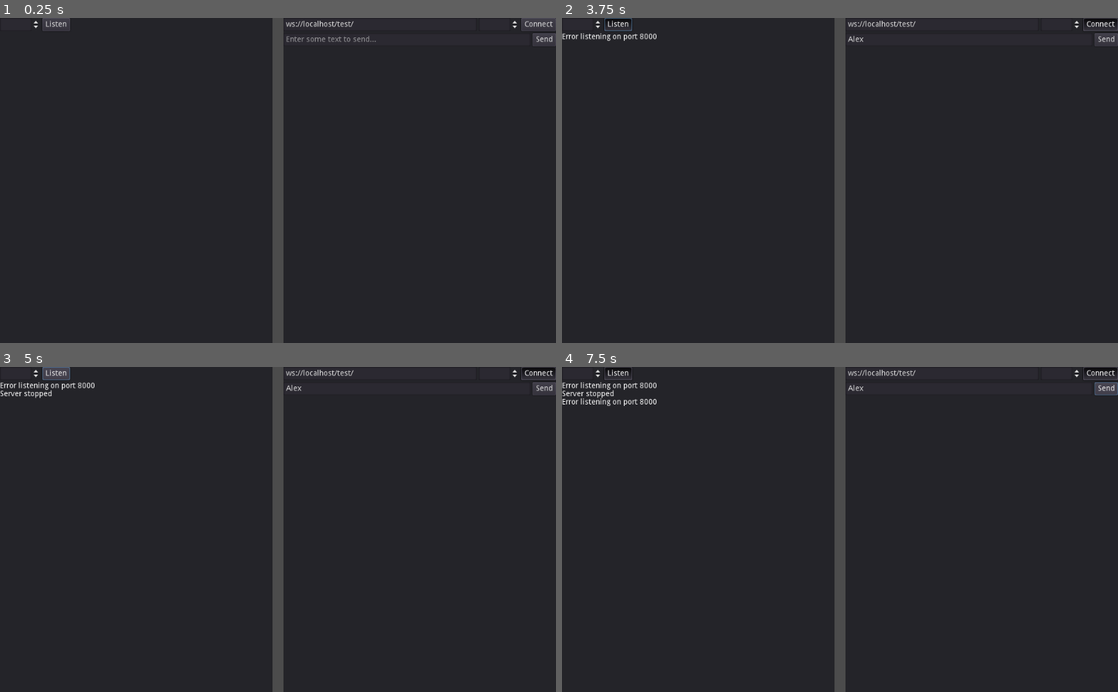
Above: before the commit, frames 1-4 (two rows, left to right).
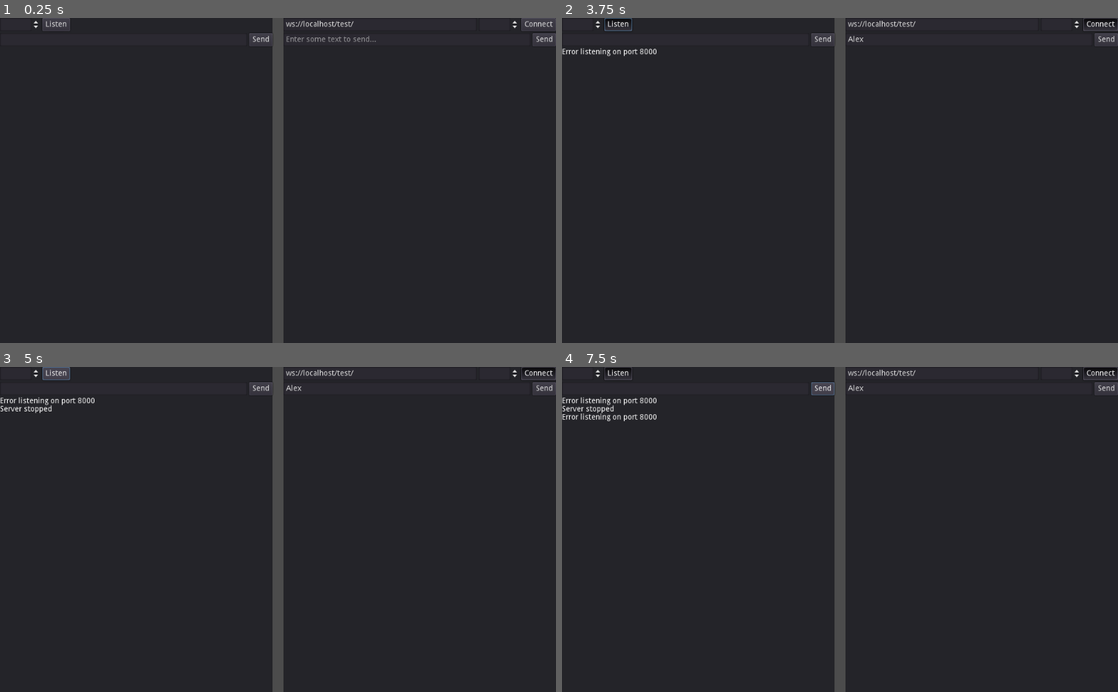
Above: after the commit, the same moments.

Repository: LudiDorici/godot-websocket
Game: Godot game, scene res://combo/combo.tscn
Same seed, same stepped clock (60 frames per second), same inputs: the game is played once before the commit and once after it.
Inputs (mouse positions are in pixels of both pictures, inside the frame that each line leads up to):
- Up to frame 1 (0.25 s): no input
- Up to frame 2 (3.75 s): click (967, 40) at 0.52 s; type "Alex" at 0.6 s; click "Connect" at 1.25 s; click "Send" at 2 s; click "Send" at 2.75 s; click "Listen" at 3.5 s
- Up to frame 3 (5 s): click "Listen" at 4.25 s
- Up to frame 4 (7.5 s): click "Send" at 5 s; click "Send" at 5.75 s; click "Listen" at 6.5 s; click "Send" at 7.25 s

The runs differ from the first frame. In frame 1, 0.1% of the frame differs, in the area x 44-49%, y 4-9%; in frame 2, 0.4%; in frame 3, 0.6%; in frame 4, 0.9%, in the area x 0-100%, y 4-17%.
Error in both runs: Invalid call. Nonexistent function 'is_connected_to_host' in base 'WebSocketClient'. (res://client/client.gd:20)

Commit message:
Update demo to new WebSocketPeer

Diff:
--- a/lws_demo/client/client.gd
+++ b/lws_demo/client/client.gd
@@ -31,7 +31,7 @@
 		_peer = null
 
 func _client_received():
-	Utils._log(_log_dest, "Client just received %s bytes" % _peer._stream.get_available_bytes())
+	Utils._log(_log_dest, "Client just received %s packets" % _peer._packet_peer.get_available_packet_count())
 	var data = _peer.recv()
 	Utils._log(_log_dest, "Received data: %s" % data)
 
@@ -44,7 +44,7 @@
 			Utils._log(_log_dest, "Connecting to host: %s : %s" % [txt, port])
 	else:
 		if _peer != null:
-			_peer._stream.close()
+			_peer.close()
 		_client.disconnect_from_host()
 
 func _on_SendBtn_pressed():
--- a/lws_demo/client/client.tscn
+++ b/lws_demo/client/client.tscn
@@ -70,12 +70,12 @@
 size_flags_horizontal = 3
 size_flags_vertical = 1
 text = "ws://localhost/test/"
-expand_to_len = false
 focus_mode = 2
 placeholder_text = "ws://my.server/path/"
 placeholder_alpha = 0.6
 caret_blink = false
 caret_blink_speed = 0.65
+context_menu_enabled = true
 _sections_unfolded = [ "Placeholder", "Size Flags" ]
 
 [node name="SpinBox" type="SpinBox" parent="Panel/VBoxContainer/Connect"]
@@ -123,6 +123,7 @@
 group = null
 text = "Connect"
 flat = false
+align = 1
 
 [node name="Send" type="HBoxContainer" parent="Panel/VBoxContainer"]
 
@@ -155,12 +156,12 @@
 mouse_filter = 0
 size_flags_horizontal = 3
 size_flags_vertical = 1
-expand_to_len = false
 focus_mode = 2
 placeholder_text = "Enter some text to send..."
 placeholder_alpha = 0.6
 caret_blink = false
 caret_blink_speed = 0.65
+context_menu_enabled = true
 _sections_unfolded = [ "Placeholder", "Size Flags" ]
 
 [node name="SendBtn" type="Button" parent="Panel/VBoxContainer/Send"]
@@ -183,6 +184,7 @@
 group = null
 text = "Send"
 flat = false
+align = 1
 
 [node name="RichTextLabel" type="RichTextLabel" parent="Panel/VBoxContainer"]
 
@@ -201,6 +203,7 @@
 bbcode_text = ""
 visible_characters = -1
 percent_visible = 1.0
+override_selected_font_color = false
 _sections_unfolded = [ "Size Flags" ]
 
 [node name="Client" type="Node" parent="."]
--- a/lws_demo/server/server.gd
+++ b/lws_demo/server/server.gd
@@ -20,7 +20,7 @@
 		_server.poll()
 
 func _client_connected(id, protocol):
-	_clients[id] = Utils.Peer.new(_server.get_stream_peer(id))
+	_clients[id] = Utils.Peer.new(_server.get_peer(id))
 	Utils._log(_log_dest, "Client %s connected with protocol %s" % [id, protocol])
 
 func _client_disconnected(id):
@@ -33,7 +33,7 @@
 	var data = _clients[id].recv()
 	Utils._log(_log_dest, "Data from %s: %s" % [id, str(data)])
 	# Echo
-	_clients[id].send(data)
+	#_clients[id].send(data)
 
 func _on_ListenBtn_toggled( pressed ):
 	if pressed:
@@ -47,3 +47,9 @@
 	else:
 		_server.stop()
 		Utils._log(_log_dest, "Server stopped")
+
+func _on_Button_pressed():
+	var data = get_node("../Panel/VBoxContainer/HBoxContainer2/LineEdit").text
+	for id in _clients:
+		_clients[id].send(data)
+	get_node("../Panel/VBoxContainer/HBoxContainer2/LineEdit").text = ""
--- a/lws_demo/server/server.tscn
+++ b/lws_demo/server/server.tscn
@@ -102,6 +102,65 @@
 group = null
 text = "Listen"
 flat = false
+align = 1
+
+[node name="HBoxContainer2" type="HBoxContainer" parent="Panel/VBoxContainer"]
+
+anchor_left = 0.0
+anchor_top = 0.0
+anchor_right = 0.0
+anchor_bottom = 0.0
+margin_top = 28.0
+margin_right = 1024.0
+margin_bottom = 52.0
+rect_pivot_offset = Vector2( 0, 0 )
+rect_clip_content = false
+mouse_filter = 1
+size_flags_horizontal = 1
+size_flags_vertical = 1
+alignment = 0
+
+[node name="LineEdit" type="LineEdit" parent="Panel/VBoxContainer/HBoxContainer2"]
+
+anchor_left = 0.0
+anchor_top = 0.0
+anchor_right = 0.0
+anchor_bottom = 0.0
+margin_right = 977.0
+margin_bottom = 24.0
+rect_pivot_offset = Vector2( 0, 0 )
+rect_clip_content = false
+mouse_filter = 0
+size_flags_horizontal = 3
+size_flags_vertical = 1
+focus_mode = 2
+placeholder_alpha = 0.6
+caret_blink = false
+caret_blink_speed = 0.65
+context_menu_enabled = true
+_sections_unfolded = [ "Size Flags" ]
+
+[node name="Button" type="Button" parent="Panel/VBoxContainer/HBoxContainer2"]
+
+anchor_left = 0.0
+anchor_top = 0.0
+anchor_right = 0.0
+anchor_bottom = 0.0
+margin_left = 981.0
+margin_right = 1024.0
+margin_bottom = 24.0
+rect_pivot_offset = Vector2( 0, 0 )
+rect_clip_content = false
+mouse_filter = 0
+size_flags_horizontal = 1
+size_flags_vertical = 1
+toggle_mode = false
+enabled_focus_mode = 2
+shortcut = null
+group = null
+text = "Send"
+flat = false
+align = 1
 
 [node name="RichTextLabel" type="RichTextLabel" parent="Panel/VBoxContainer"]
 
@@ -109,7 +168,7 @@
 anchor_top = 0.0
 anchor_right = 0.0
 anchor_bottom = 0.0
-margin_top = 28.0
+margin_top = 56.0
 margin_right = 1024.0
 margin_bottom = 600.0
 rect_pivot_offset = Vector2( 0, 0 )
@@ -120,6 +179,9 @@
 bbcode_text = ""
 visible_characters = -1
 percent_visible = 1.0
+override_selected_font_color = false
 _sections_unfolded = [ "Size Flags" ]
 
 [connection signal="toggled" from="Panel/VBoxContainer/HBoxContainer/ListenBtn" to="Server" method="_on_ListenBtn_toggled"]
+
+[connection signal="pressed" from="Panel/VBoxContainer/HBoxContainer2/Button" to="Server" method="_on_Button_pressed"]
--- a/lws_demo/utils.gd
+++ b/lws_demo/utils.gd
@@ -4,29 +4,30 @@
 
 class Peer extends Object:
 
-	var _stream = null
 	var _packet_peer = null
 
 	func _init(peer=null):
-		_stream = peer
-		if _stream != null:
-			_packet_peer = PacketPeerStream.new()
-			_packet_peer.set_stream_peer(peer)
+		_packet_peer = peer
 
 	func send(data):
 		if PACKET: # Sends as packets
 			_packet_peer.put_packet(var2bytes(data))
 		else: # Sends as var
-			_stream.put_var(data)
+			_packet_peer.put_packet(data.to_utf8())
 
 	func recv():
+		if _packet_peer.get_available_packet_count() == 0:
+			return null
 		if PACKET:
-			if _packet_peer.get_available_packet_count() > 0:
 				return bytes2var(_packet_peer.get_packet())
 		else:
-			if _stream.get_available_bytes() > 0:
-				return _stream.get_var()
-		return null
+				return _packet_peer.get_packet().get_string_from_utf8()
+
+	func get_available_packet_count():
+		return _packet_peer.get_available_packet_count()
+
+	func close():
+		_packet_peer.close()
 
 func _log(node, msg):
 	print(msg)
